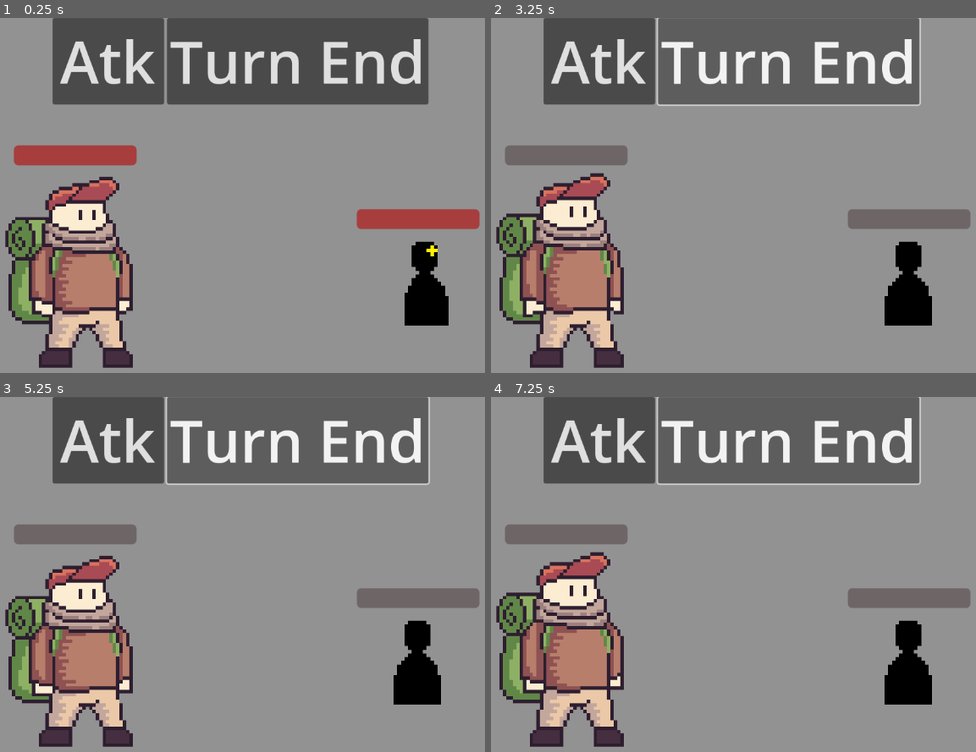
Above: before the commit, frames 1-4 (two rows, left to right).
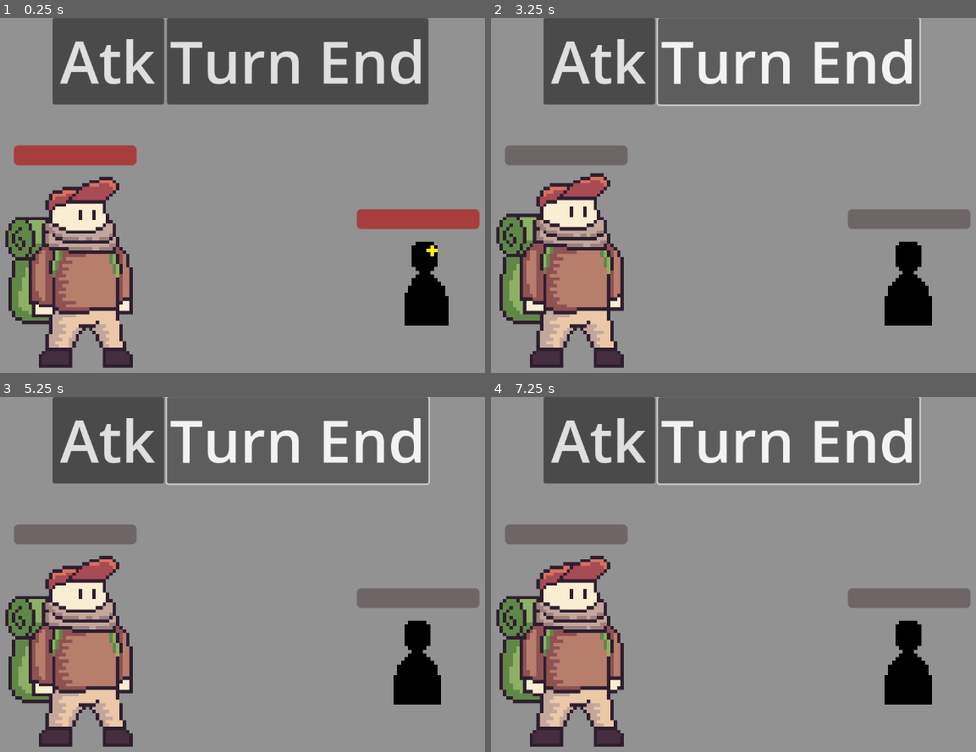
Above: after the commit, the same moments.

Repository: BobWizardLad/Dice-Temple
Game: Godot game, scene res://CombatScene.tscn
The game is run twice, just before and just after one commit, with the same random seed, the same clock (stepped at 60 frames per second) and the same inputs.
Inputs:
- Up to frame 1 (0.25 s): no input
- Up to frame 2 (3.25 s): click "Atk" at 0.5 s; click "Turn End" at 1.25 s; click "Atk" at 2 s; click "Turn End" at 2.75 s
- Up to frame 3 (5.25 s): click "Atk" at 3.5 s; click "Turn End" at 4.25 s
- Up to frame 4 (7.25 s): no input

The runs differ from the first frame. In frame 1, 0.5% of the frame differs, in the area x 1-28%, y 46-93%; in frame 2, 0.4%; in frame 3, 0.1%; in frame 4, 2.8%, in the area x 1-28%, y 43-93%.

Commit message:
🚨 Missed Reference
Missed a reference named incorrectly in the handoff.

Diff:
--- a/Dice-Temple/CombatScene.tscn
+++ b/Dice-Temple/CombatScene.tscn
@@ -108,7 +108,7 @@
 scale = Vector2(0.572266, 0.572266)
 sprite_frames = SubResource("SpriteFrames_7wh2u")
 autoplay = "default"
-frame_progress = 0.676256
+frame_progress = 0.948222
 
 [node name="ProgressBar" parent="UnitService/Player" index="2"]
 offset_left = -86.0
@@ -142,7 +142,7 @@
 [node name="Sprite" parent="UnitService/Enemy" index="1"]
 sprite_frames = SubResource("SpriteFrames_58kdp")
 autoplay = "default"
-frame_progress = 0.141505
+frame_progress = 0.264401
 
 [node name="UI" type="CanvasLayer" parent="."]
 
--- a/Dice-Temple/assets/scripts/Unit.gd
+++ b/Dice-Temple/assets/scripts/Unit.gd
@@ -6,7 +6,7 @@
 
 @onready var health_display: Control = $ProgressBar
 @onready var attack_handler: Node2D = $AttacksHandler
-@onready var sprite: AnimatedSprite2D = $AnimatedSprite
+@onready var sprite: AnimatedSprite2D = $Sprite
 
 func _ready():
 	health_display.max_value = HEALTH_MAX
